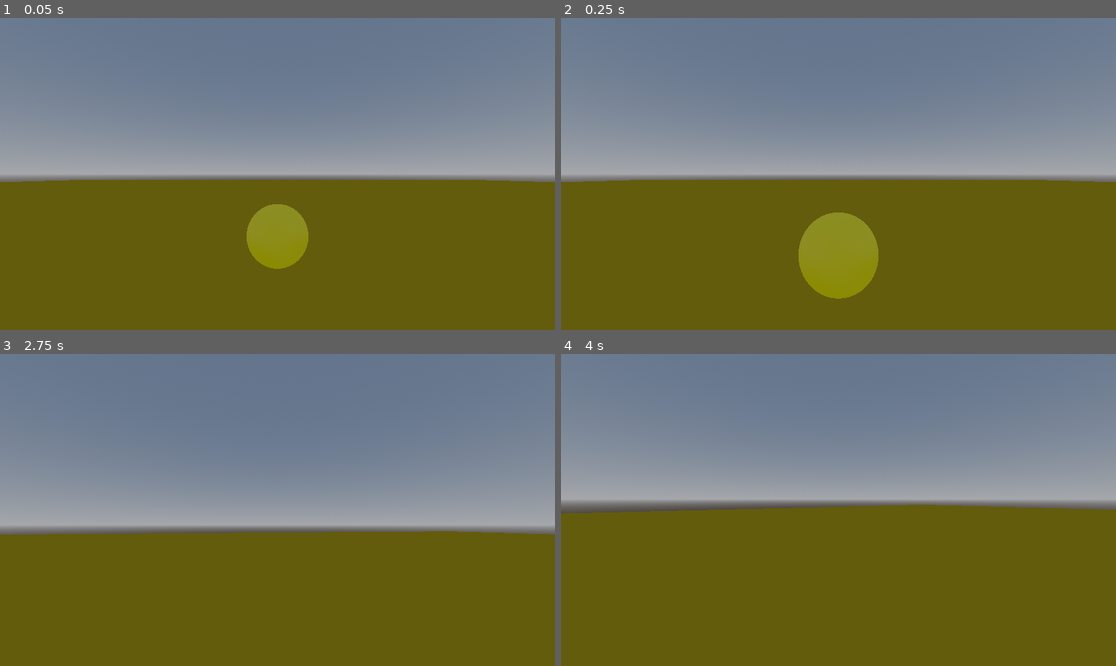
Above: before the commit, frames 1-4 (two rows, left to right).
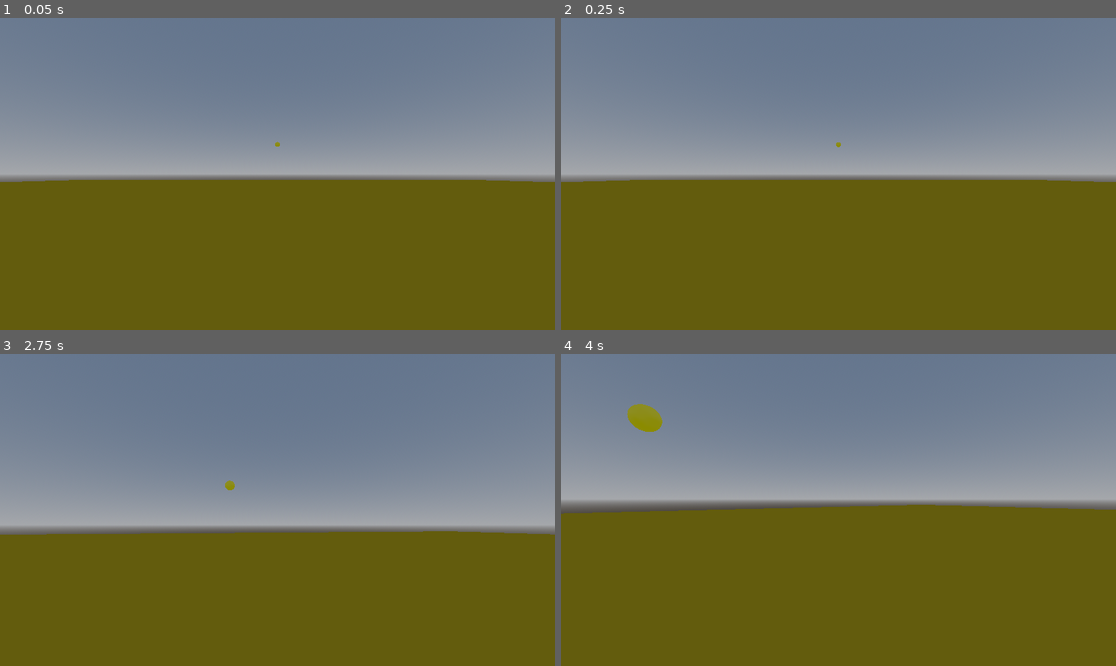
Above: after the commit, the same moments.

Repository: tajsDev/cleanser
Game: Godot game, scene res://Levels/level_one.tscn
Two runs of this game, one before a commit and one after it. Both use one fixed random seed, a clock stepped at 60 frames per second and the inputs below.
Inputs (mouse positions are in pixels of both pictures, inside the frame that each line leads up to):
- Up to frame 1 (0.05 s): no input
- Up to frame 2 (0.25 s): no input
- Up to frame 3 (2.75 s): tap Enter (ui_accept) at 0.5, 0.77, 1.52 s; move the mouse to (305, 510) at 0.52 s; hold Up (ui_up) from 0.53 s (still down); move the mouse to (249, 510) at 1.27 s; move the mouse to (288, 503) at 2.02 s
- Up to frame 4 (4 s): keep holding Up (ui_up); move the mouse to (832, 516) at 2.77 s; tap Enter (ui_accept) at 3.02, 3.77 s; move the mouse to (877, 513) at 3.52 s

The runs differ from the first frame. In frame 1, 1.8% of the frame differs, in the area x 44-56%, y 39-81%; in frame 2, 3.1%, in the area x 42-58%, y 39-90%; in frame 3, less than 0.1%; in frame 4, 0.4%.

Commit message:
spawner added

Diff:
--- a/Levels/level_one.tscn
+++ b/Levels/level_one.tscn
@@ -1,8 +1,9 @@
-[gd_scene load_steps=9 format=3 uid="uid://1psxygxh4rvo"]
+[gd_scene load_steps=10 format=3 uid="uid://1psxygxh4rvo"]
 
 [ext_resource type="PackedScene" uid="uid://ds5rdkbb2n5fq" path="res://Player/player.tscn" id="1_ethjy"]
+[ext_resource type="Script" path="res://Scripts/spawner.gd" id="1_qes0c"]
 [ext_resource type="Script" path="res://Scripts/nav_mesh.gd" id="1_vmttd"]
-[ext_resource type="PackedScene" uid="uid://busavbu5ruen3" path="res://Enemies/villager.tscn" id="2_fppoc"]
+[ext_resource type="PackedScene" uid="uid://busavbu5ruen3" path="res://Enemies/villager.tscn" id="2_1ccay"]
 
 [sub_resource type="NavigationMesh" id="NavigationMesh_5e0kf"]
 
@@ -17,6 +18,12 @@
 [sub_resource type="BoxShape3D" id="BoxShape3D_2fyjp"]
 
 [node name="Node3D" type="Node3D"]
+
+[node name="Spawner" type="Node3D" parent="." node_paths=PackedStringArray("Player")]
+transform = Transform3D(1, 0, 0, 0, 1, 0, 0, 0, 1, 0, 8.2368, -43.2625)
+script = ExtResource("1_qes0c")
+Player = NodePath("../Player")
+mob_scene = ExtResource("2_1ccay")
 
 [node name="NavigationRegion3D" type="NavigationRegion3D" parent="."]
 transform = Transform3D(100, 0, 0, 0, 1, 0, 0, 0, 100, 0, 0.482352, 0)
@@ -37,6 +44,3 @@
 [node name="Player" parent="." instance=ExtResource("1_ethjy")]
 transform = Transform3D(1, 0, 0, 0, 1, 0, 0, 0, 1, 0, 1.48737, 0)
 slide_on_ceiling = false
-
-[node name="Villager" parent="." instance=ExtResource("2_fppoc")]
-transform = Transform3D(1, 0, 0, 0, 0.999997, 0.00260054, 0, -0.00260054, 0.999997, 0, 0.99937, -3.88667)
--- a/Scripts/player_movement.gd
+++ b/Scripts/player_movement.gd
@@ -9,6 +9,8 @@
 
 
 func _physics_process(delta):
+	if Input.is_action_just_pressed("ui_cancel") :
+		get_tree().quit()
 	# Add the gravity.
 	if not is_on_floor():
 		velocity.y -= gravity * delta
--- /dev/null
+++ b/Scripts/spawner.gd
@@ -0,0 +1,14 @@
+extends Node3D
+@export var Player: Node3D
+@export var mob_scene: PackedScene
+
+
+func _ready() -> void:
+	await get_tree().physics_frame
+	# Create a new instance of the Mob scene.sa
+	var mob = mob_scene.instantiate()
+	# Spawn the mob by adding it to the Main scene.
+	add_child(mob)
+	mob.set_enemy_pos(global_position)
+	mob.scale = scale
+	mob.set_movement_target(Player.global_position)
--- a/Scripts/villager_nav.gd
+++ b/Scripts/villager_nav.gd
@@ -1,17 +1,25 @@
 extends CharacterBody3D
-@export var player: Node3D
+
 @export var movement_speed: float = 4.0
 @onready var navigation_agent: NavigationAgent3D = get_node("NavigationAgent3D")
+var gravity = ProjectSettings.get_setting("physics/3d/default_gravity")
 
 func _ready() -> void:
 	await get_tree().physics_frame
-	set_movement_target(Vector3(-1,0,-1))
 	navigation_agent.velocity_computed.connect(Callable(_on_velocity_computed))
 
 func set_movement_target(movement_target: Vector3):
 	navigation_agent.set_target_position(movement_target)
 
-func _physics_process(_delta):
+func set_enemy_pos(pos: Vector3):
+	global_position = pos
+
+
+
+func _physics_process(delta):
+	if not is_on_floor():
+		velocity.y -= gravity * delta
+
 	if navigation_agent.is_navigation_finished():
 		return
 
@@ -20,8 +28,9 @@
 	if navigation_agent.avoidance_enabled:
 		navigation_agent.velocity = new_velocity
 	else:
+
+
 		_on_velocity_computed(new_velocity)
-	print(next_path_position)
 
 func _on_velocity_computed(safe_velocity: Vector3):
 	velocity = safe_velocity
--- a/project.godot
+++ b/project.godot
@@ -19,6 +19,41 @@
 
 project/assembly_name="Cleanser"
 
+[input]
+
+ui_left={
+"deadzone": 0.5,
+"events": [Object(InputEventKey,"resource_local_to_scene":false,"resource_name":"","device":0,"window_id":0,"alt_pressed":false,"shift_pressed":false,"ctrl_pressed":false,"meta_pressed":false,"pressed":false,"keycode":4194319,"physical_keycode":0,"key_label":0,"unicode":0,"echo":false,"script":null)
+, Object(InputEventJoypadButton,"resource_local_to_scene":false,"resource_name":"","device":0,"button_index":13,"pressure":0.0,"pressed":false,"script":null)
+, Object(InputEventJoypadMotion,"resource_local_to_scene":false,"resource_name":"","device":0,"axis":0,"axis_value":-1.0,"script":null)
+, Object(InputEventKey,"resource_local_to_scene":false,"resource_name":"","device":-1,"window_id":0,"alt_pressed":false,"shift_pressed":false,"ctrl_pressed":false,"meta_pressed":false,"pressed":false,"keycode":0,"physical_keycode":65,"key_label":0,"unicode":97,"echo":false,"script":null)
+]
+}
+ui_right={
+"deadzone": 0.5,
+"events": [Object(InputEventKey,"resource_local_to_scene":false,"resource_name":"","device":0,"window_id":0,"alt_pressed":false,"shift_pressed":false,"ctrl_pressed":false,"meta_pressed":false,"pressed":false,"keycode":4194321,"physical_keycode":0,"key_label":0,"unicode":0,"echo":false,"script":null)
+, Object(InputEventJoypadButton,"resource_local_to_scene":false,"resource_name":"","device":0,"button_index":14,"pressure":0.0,"pressed":false,"script":null)
+, Object(InputEventJoypadMotion,"resource_local_to_scene":false,"resource_name":"","device":0,"axis":0,"axis_value":1.0,"script":null)
+, Object(InputEventKey,"resource_local_to_scene":false,"resource_name":"","device":-1,"window_id":0,"alt_pressed":false,"shift_pressed":false,"ctrl_pressed":false,"meta_pressed":false,"pressed":false,"keycode":0,"physical_keycode":68,"key_label":0,"unicode":100,"echo":false,"script":null)
+]
+}
+ui_up={
+"deadzone": 0.5,
+"events": [Object(InputEventKey,"resource_local_to_scene":false,"resource_name":"","device":0,"window_id":0,"alt_pressed":false,"shift_pressed":false,"ctrl_pressed":false,"meta_pressed":false,"pressed":false,"keycode":4194320,"physical_keycode":0,"key_label":0,"unicode":0,"echo":false,"script":null)
+, Object(InputEventJoypadButton,"resource_local_to_scene":false,"resource_name":"","device":0,"button_index":11,"pressure":0.0,"pressed":false,"script":null)
+, Object(InputEventJoypadMotion,"resource_local_to_scene":false,"resource_name":"","device":0,"axis":1,"axis_value":-1.0,"script":null)
+, Object(InputEventKey,"resource_local_to_scene":false,"resource_name":"","device":-1,"window_id":0,"alt_pressed":false,"shift_pressed":false,"ctrl_pressed":false,"meta_pressed":false,"pressed":false,"keycode":0,"physical_keycode":87,"key_label":0,"unicode":119,"echo":false,"script":null)
+]
+}
+ui_down={
+"deadzone": 0.5,
+"events": [Object(InputEventKey,"resource_local_to_scene":false,"resource_name":"","device":0,"window_id":0,"alt_pressed":false,"shift_pressed":false,"ctrl_pressed":false,"meta_pressed":false,"pressed":false,"keycode":4194322,"physical_keycode":0,"key_label":0,"unicode":0,"echo":false,"script":null)
+, Object(InputEventJoypadButton,"resource_local_to_scene":false,"resource_name":"","device":0,"button_index":12,"pressure":0.0,"pressed":false,"script":null)
+, Object(InputEventJoypadMotion,"resource_local_to_scene":false,"resource_name":"","device":0,"axis":1,"axis_value":1.0,"script":null)
+, Object(InputEventKey,"resource_local_to_scene":false,"resource_name":"","device":-1,"window_id":0,"alt_pressed":false,"shift_pressed":false,"ctrl_pressed":false,"meta_pressed":false,"pressed":false,"keycode":0,"physical_keycode":83,"key_label":0,"unicode":115,"echo":false,"script":null)
+]
+}
+
 [rendering]
 
 renderer/rendering_method="gl_compatibility"
